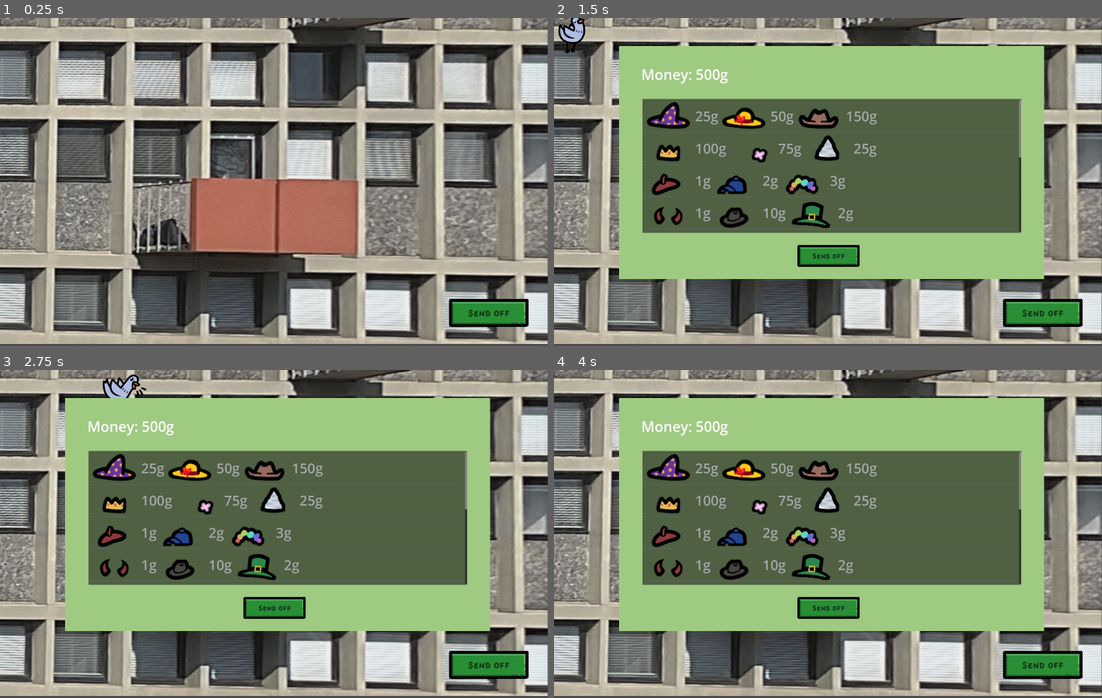
Above: before the commit, frames 1-4 (two rows, left to right).
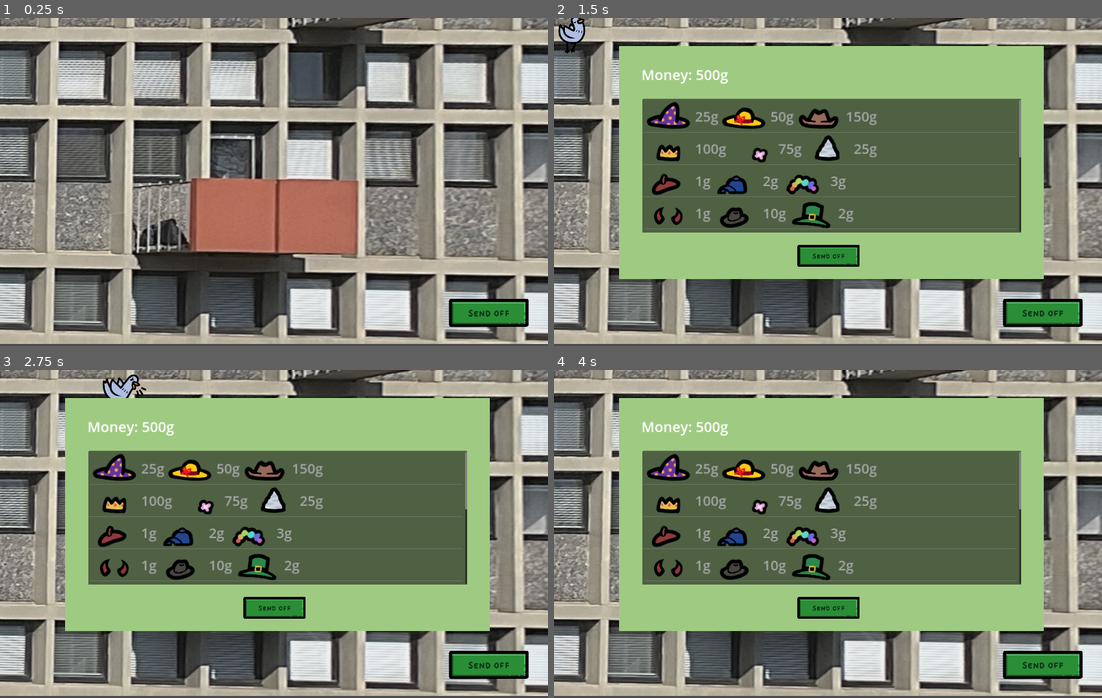
Above: after the commit, the same moments.

Repository: CharredCoall/DIS-WebApp
Game: Godot game, scene res://hotel.tscn
Same seed, same stepped clock (60 frames per second), same inputs: the game is played once before the commit and once after it.
Inputs (mouse positions are in pixels of both pictures, inside the frame that each line leads up to):
- Up to frame 1 (0.25 s): no input
- Up to frame 2 (1.5 s): click "Money: 500g" at 0.5 s; click (828, 257) at 1.25 s
- Up to frame 3 (2.75 s): click (49, 389) at 2 s
- Up to frame 4 (4 s): hold Right (right) 2.78-3.53 s; tap E (Random_E, bound only after the commit) at 2.85 s; tap Q (Random_Q, bound only after the commit) at 3.05, 3.6 s; hold Left (left) from 3.53 s (still down); tap W (Random_W, bound only after the commit) at 3.8 s

The runs differ from the first frame. In frame 1, 0.1% of the frame differs, in the area x 81-100%, y 0-100%; in frame 2, 1.3%; in frame 3, 1.3%, in the area x 16-100%, y 0-100%; in frame 4, 1.3%.

Commit message:
Clicker Game sync shit

Diff:
--- /dev/null
+++ b/Godot/end_screen.tscn
@@ -0,0 +1,130 @@
+[gd_scene load_steps=14 format=3 uid="uid://bhjequvq22d0w"]
+
+[ext_resource type="Texture2D" uid="uid://bv4ts6m54f4ba" path="res://assets/Sprites/Background/Street.png" id="1_f8e3x"]
+[ext_resource type="Script" path="res://scripts/EndManager.gd" id="2_g2lfl"]
+[ext_resource type="Texture2D" uid="uid://hmqd73spep07" path="res://assets/Sprites/End Screen/BackButton.png" id="3_awavq"]
+[ext_resource type="Texture2D" uid="uid://b1sqn80ahr4ed" path="res://assets/Sprites/End Screen/BackButtonHover.png" id="4_ulp6m"]
+[ext_resource type="Texture2D" uid="uid://b68i24d04v8l0" path="res://assets/Sprites/Goober Eat/Goober_Bite-1.png" id="6_6espx"]
+[ext_resource type="Texture2D" uid="uid://bxettilspslkb" path="res://assets/Sprites/Goober Eat/Goober_Bite-2.png" id="7_k1ooy"]
+[ext_resource type="Texture2D" uid="uid://drbqcuym7s7xe" path="res://assets/Sprites/Goober Eat/Goober_Bite-3.png" id="8_ypyur"]
+[ext_resource type="Texture2D" uid="uid://c7hh3sbbja8c2" path="res://assets/Sprites/Goober Eat/Goober_Bite-4.png" id="9_xfk5w"]
+[ext_resource type="Texture2D" uid="uid://kpn0dwbaj1g0" path="res://assets/Sprites/Goober Eat/Goober_Bite-5.png" id="10_00s7e"]
+[ext_resource type="Texture2D" uid="uid://rsibpoic1hbr" path="res://assets/Sprites/Goober Eat/Goober_Bite-6.png" id="11_nphjp"]
+[ext_resource type="Texture2D" uid="uid://c71oiq6jiolkr" path="res://assets/Sprites/Goober Eat/Goober_Bite-7.png" id="12_kfnol"]
+[ext_resource type="Texture2D" uid="uid://dimi38cisovmd" path="res://assets/Sprites/Goober Eat/Goober_Bite-8.png" id="13_jddfa"]
+
+[sub_resource type="SpriteFrames" id="SpriteFrames_xryh3"]
+animations = [{
+"frames": [{
+"duration": 1.0,
+"texture": ExtResource("6_6espx")
+}, {
+"duration": 1.0,
+"texture": ExtResource("7_k1ooy")
+}, {
+"duration": 1.0,
+"texture": ExtResource("8_ypyur")
+}, {
+"duration": 1.0,
+"texture": ExtResource("9_xfk5w")
+}, {
+"duration": 1.0,
+"texture": ExtResource("10_00s7e")
+}, {
+"duration": 1.0,
+"texture": ExtResource("11_nphjp")
+}, {
+"duration": 1.0,
+"texture": ExtResource("12_kfnol")
+}, {
+"duration": 1.0,
+"texture": ExtResource("13_jddfa")
+}],
+"loop": true,
+"name": &"Munch",
+"speed": 12.0
+}, {
+"frames": [],
+"loop": true,
+"name": &"default",
+"speed": 5.0
+}]
+
+[node name="EndScene" type="Node2D"]
+visible = false
+
+[node name="Background" type="Sprite2D" parent="."]
+position = Vector2(1000, 600)
+scale = Vector2(1.04167, 1.11111)
+texture = ExtResource("1_f8e3x")
+
+[node name="EndManager" type="Node" parent="."]
+script = ExtResource("2_g2lfl")
+
+[node name="AnnounceLabel" type="Label" parent="EndManager"]
+visible = false
+offset_left = 24.0
+offset_top = -64.0
+offset_right = 1976.0
+offset_bottom = 482.0
+theme_override_colors/font_outline_color = Color(0, 0, 0, 1)
+theme_override_constants/outline_size = 75
+theme_override_font_sizes/font_size = 350
+text = "Announce"
+horizontal_alignment = 1
+
+[node name="ScoreLabel" type="Label" parent="EndManager"]
+visible = false
+offset_left = 48.0
+offset_top = 336.0
+offset_right = 580.0
+offset_bottom = 609.0
+theme_override_colors/font_outline_color = Color(0, 0, 0, 1)
+theme_override_constants/outline_size = 50
+theme_override_font_sizes/font_size = 200
+text = "Score"
+
+[node name="LevelUpLabel" type="Label" parent="EndManager"]
+visible = false
+offset_left = 48.0
+offset_top = 592.0
+offset_right = 874.0
+offset_bottom = 865.0
+theme_override_colors/font_outline_color = Color(0, 0, 0, 1)
+theme_override_constants/outline_size = 50
+theme_override_font_sizes/font_size = 200
+text = "Level Up"
+
+[node name="LevelsLabel" type="Label" parent="EndManager"]
+visible = false
+offset_left = 56.0
+offset_top = 848.0
+offset_right = 654.0
+offset_bottom = 1121.0
+theme_override_colors/font_outline_color = Color(0, 0, 0, 1)
+theme_override_constants/outline_size = 50
+theme_override_font_sizes/font_size = 200
+text = "Levels"
+
+[node name="GoBackToMenu" type="TextureButton" parent="EndManager"]
+visible = false
+offset_left = 1744.0
+offset_top = 952.0
+offset_right = 1896.0
+offset_bottom = 1098.0
+scale = Vector2(1.5, 1.5)
+focus_mode = 1
+texture_normal = ExtResource("3_awavq")
+texture_hover = ExtResource("4_ulp6m")
+
+[node name="Goober" type="Sprite2D" parent="EndManager"]
+visible = false
+
+[node name="AnimatedGoober" type="AnimatedSprite2D" parent="EndManager/Goober"]
+position = Vector2(1312, 672)
+scale = Vector2(0.75, 0.75)
+sprite_frames = SubResource("SpriteFrames_xryh3")
+animation = &"Munch"
+frame_progress = 0.163534
+
+[connection signal="pressed" from="EndManager/GoBackToMenu" to="EndManager" method="_on_go_back_to_menu_pressed"]
--- /dev/null
+++ b/Godot/game.tscn
@@ -0,0 +1,176 @@
+[gd_scene load_steps=23 format=3 uid="uid://bn4t1onfm65ar"]
+
+[ext_resource type="Script" path="res://scripts/GameManager.gd" id="1_dya7i"]
+[ext_resource type="Texture2D" uid="uid://bv4ts6m54f4ba" path="res://assets/Sprites/Background/Street.png" id="1_tukf1"]
+[ext_resource type="Texture2D" uid="uid://bovaoq7alcrt1" path="res://assets/Sprites/Munch/banana1.png" id="3_nih1l"]
+[ext_resource type="Texture2D" uid="uid://bnmul0wm236e0" path="res://assets/Sprites/Goober Idle/Eat_Idle-1.png" id="5_tsjk4"]
+[ext_resource type="Texture2D" uid="uid://dqxmlg0ud3dab" path="res://assets/Sprites/Goober Idle/Eat_Idle-2.png" id="6_eos6e"]
+[ext_resource type="Texture2D" uid="uid://f11r2du2mlbf" path="res://assets/Sprites/Goober Idle/Eat_Idle-3.png" id="7_cyp4k"]
+[ext_resource type="Texture2D" uid="uid://cjp6mhtkixelb" path="res://assets/Sprites/Goober Idle/Eat_Idle-4.png" id="8_kovg4"]
+[ext_resource type="Texture2D" uid="uid://cbchjm8ffhlr0" path="res://assets/Sprites/Goober Idle/Eat_Idle-5.png" id="9_sp1lv"]
+[ext_resource type="Texture2D" uid="uid://b68i24d04v8l0" path="res://assets/Sprites/Goober Eat/Goober_Bite-1.png" id="10_1cwxb"]
+[ext_resource type="Texture2D" uid="uid://c51kl8v4i0vni" path="res://assets/Sprites/Goober Idle/Eat_Idle-6.png" id="10_uaj3x"]
+[ext_resource type="Texture2D" uid="uid://bxettilspslkb" path="res://assets/Sprites/Goober Eat/Goober_Bite-2.png" id="11_1g6yj"]
+[ext_resource type="Texture2D" uid="uid://bbcm3oq3bcprl" path="res://assets/Sprites/Goober Idle/Eat_Idle-7.png" id="11_b42qh"]
+[ext_resource type="Texture2D" uid="uid://jahu7extfavo" path="res://assets/Sprites/Goober Idle/Eat_Idle-8.png" id="12_fgkd4"]
+[ext_resource type="Texture2D" uid="uid://drbqcuym7s7xe" path="res://assets/Sprites/Goober Eat/Goober_Bite-3.png" id="12_hdmat"]
+[ext_resource type="Texture2D" uid="uid://c7hh3sbbja8c2" path="res://assets/Sprites/Goober Eat/Goober_Bite-4.png" id="13_tfv4e"]
+[ext_resource type="Texture2D" uid="uid://kpn0dwbaj1g0" path="res://assets/Sprites/Goober Eat/Goober_Bite-5.png" id="14_06jxj"]
+[ext_resource type="Texture2D" uid="uid://rsibpoic1hbr" path="res://assets/Sprites/Goober Eat/Goober_Bite-6.png" id="15_oplic"]
+[ext_resource type="Texture2D" uid="uid://c71oiq6jiolkr" path="res://assets/Sprites/Goober Eat/Goober_Bite-7.png" id="16_fw677"]
+[ext_resource type="Texture2D" uid="uid://dimi38cisovmd" path="res://assets/Sprites/Goober Eat/Goober_Bite-8.png" id="17_hdduu"]
+[ext_resource type="PackedScene" uid="uid://bhjequvq22d0w" path="res://end_screen.tscn" id="22_0mdwp"]
+[ext_resource type="Script" path="res://scripts/Munch.gd" id="23_tksfb"]
+
+[sub_resource type="SpriteFrames" id="SpriteFrames_bjp1q"]
+animations = [{
+"frames": [{
+"duration": 1.0,
+"texture": ExtResource("5_tsjk4")
+}, {
+"duration": 1.0,
+"texture": ExtResource("6_eos6e")
+}, {
+"duration": 1.0,
+"texture": ExtResource("7_cyp4k")
+}, {
+"duration": 1.0,
+"texture": ExtResource("8_kovg4")
+}, {
+"duration": 1.0,
+"texture": ExtResource("9_sp1lv")
+}, {
+"duration": 1.0,
+"texture": ExtResource("10_uaj3x")
+}, {
+"duration": 1.0,
+"texture": ExtResource("11_b42qh")
+}, {
+"duration": 1.0,
+"texture": ExtResource("12_fgkd4")
+}],
+"loop": true,
+"name": &"Idle",
+"speed": 6.0
+}, {
+"frames": [{
+"duration": 1.0,
+"texture": ExtResource("10_1cwxb")
+}, {
+"duration": 1.0,
+"texture": ExtResource("11_1g6yj")
+}, {
+"duration": 1.0,
+"texture": ExtResource("12_hdmat")
+}, {
+"duration": 1.0,
+"texture": ExtResource("13_tfv4e")
+}, {
+"duration": 1.0,
+"texture": ExtResource("14_06jxj")
+}, {
+"duration": 1.0,
+"texture": ExtResource("15_oplic")
+}, {
+"duration": 1.0,
+"texture": ExtResource("16_fw677")
+}, {
+"duration": 1.0,
+"texture": ExtResource("17_hdduu")
+}],
+"loop": false,
+"name": &"Munch",
+"speed": 16.0
+}, {
+"frames": [],
+"loop": true,
+"name": &"default",
+"speed": 5.0
+}]
+
+[node name="Game" type="Node2D"]
+
+[node name="Background" type="Sprite2D" parent="."]
+position = Vector2(1000, 600)
+scale = Vector2(1.04167, 1.11111)
+texture = ExtResource("1_tukf1")
+
+[node name="GameManager" type="Node" parent="."]
+unique_name_in_owner = true
+script = ExtResource("1_dya7i")
+
+[node name="Munch" type="Sprite2D" parent="GameManager"]
+position = Vector2(936, 624)
+scale = Vector2(0.75, 0.75)
+texture = ExtResource("3_nih1l")
+script = ExtResource("23_tksfb")
+
+[node name="Node2D" type="Node2D" parent="GameManager"]
+
+[node name="AnimatedSprite2D" type="AnimatedSprite2D" parent="GameManager/Node2D"]
+position = Vector2(1208, 640)
+scale = Vector2(0.75, 0.75)
+sprite_frames = SubResource("SpriteFrames_bjp1q")
+animation = &"Munch"
+autoplay = "Idle"
+
+[node name="InstructionLabel" type="Label" parent="GameManager"]
+offset_left = 88.0
+offset_top = 888.0
+offset_right = 245.0
+offset_bottom = 1161.0
+theme_override_colors/font_color = Color(0, 0, 0, 1)
+theme_override_colors/font_outline_color = Color(0.999999, 0.118942, 0.768699, 1)
+theme_override_constants/outline_size = 50
+theme_override_font_sizes/font_size = 200
+text = "Q"
+horizontal_alignment = 1
+vertical_alignment = 1
+
+[node name="ScoreLabel" type="Label" parent="GameManager"]
+anchors_preset = -1
+anchor_left = 0.00173611
+anchor_right = 0.0173881
+anchor_bottom = 0.0125
+offset_left = 28.5278
+offset_top = -34.0
+offset_right = 938.224
+offset_bottom = 224.0
+theme_override_colors/font_color = Color(1, 1, 1, 1)
+theme_override_colors/font_outline_color = Color(0.645296, 0.165613, 1, 1)
+theme_override_constants/outline_size = 50
+theme_override_font_sizes/font_size = 200
+text = "test score"
+metadata/_edit_use_anchors_ = true
+
+[node name="Health_Label" type="Label" parent="GameManager"]
+offset_left = 664.0
+offset_top = 424.0
+offset_right = 941.0
+offset_bottom = 629.0
+theme_override_colors/font_color = Color(1, 1, 1, 1)
+theme_override_colors/font_outline_color = Color(1, 0, 0, 1)
+theme_override_constants/outline_size = 35
+theme_override_font_sizes/font_size = 150
+text = "test"
+
+[node name="GameTimer" type="Timer" parent="GameManager"]
+wait_time = 5.0
+one_shot = true
+autostart = true
+
+[node name="TimerLabel" type="Label" parent="GameManager/GameTimer"]
+offset_left = 1744.0
+offset_top = -30.0
+offset_right = 1972.0
+offset_bottom = 243.0
+theme_override_colors/font_outline_color = Color(0, 0, 0, 1)
+theme_override_constants/outline_size = 50
+theme_override_font_sizes/font_size = 200
+text = "60"
+horizontal_alignment = 2
+
+[node name="EndScreen" parent="GameManager" instance=ExtResource("22_0mdwp")]
+
+[connection signal="animation_finished" from="GameManager/Node2D/AnimatedSprite2D" to="GameManager" method="_on_animated_sprite_2d_animation_finished"]
+[connection signal="timeout" from="GameManager/GameTimer" to="GameManager" method="_on_game_timer_timeout"]
--- a/Godot/hotel.tscn
+++ b/Godot/hotel.tscn
@@ -76,6 +76,7 @@
 [node name="ShooterButton" type="TextureButton" parent="Camera2D/MinigamesButton"]
 visible = false
 z_index = 1
+layout_mode = 0
 offset_top = -65.0
 offset_right = 203.0
 offset_bottom = 8.0
--- a/Godot/project.godot
+++ b/Godot/project.godot
@@ -23,6 +23,8 @@
 
 window/size/viewport_width=2000
 window/size/viewport_height=1200
+window/size/mode=2
+window/stretch/mode="canvas_items"
 
 [input]
 
@@ -43,6 +45,21 @@
 "events": [Object(InputEventKey,"resource_local_to_scene":false,"resource_name":"","device":-1,"window_id":0,"alt_pressed":false,"shift_pressed":false,"ctrl_pressed":false,"meta_pressed":false,"pressed":false,"keycode":0,"physical_keycode":32,"key_label":0,"unicode":32,"echo":false,"script":null)
 ]
 }
+Random_Q={
+"deadzone": 0.5,
+"events": [Object(InputEventKey,"resource_local_to_scene":false,"resource_name":"","device":-1,"window_id":0,"alt_pressed":false,"shift_pressed":false,"ctrl_pressed":false,"meta_pressed":false,"pressed":false,"keycode":0,"physical_keycode":81,"key_label":0,"unicode":113,"echo":false,"script":null)
+]
+}
+Random_W={
+"deadzone": 0.5,
+"events": [Object(InputEventKey,"resource_local_to_scene":false,"resource_name":"","device":-1,"window_id":0,"alt_pressed":false,"shift_pressed":false,"ctrl_pressed":false,"meta_pressed":false,"pressed":false,"keycode":0,"physical_keycode":87,"key_label":0,"unicode":119,"echo":false,"script":null)
+]
+}
+Random_E={
+"deadzone": 0.5,
+"events": [Object(InputEventKey,"resource_local_to_scene":false,"resource_name":"","device":-1,"window_id":0,"alt_pressed":false,"shift_pressed":false,"ctrl_pressed":false,"meta_pressed":false,"pressed":false,"keycode":0,"physical_keycode":69,"key_label":0,"unicode":101,"echo":false,"script":null)
+]
+}
 
 [rendering]
 
--- /dev/null
+++ b/Godot/scripts/EndManager.gd
@@ -0,0 +1,28 @@
+extends Node
+
+@onready var announce_label = $AnnounceLabel
+@onready var score_label = $ScoreLabel
+@onready var level_up_label = $LevelUpLabel
+@onready var levels_label = $LevelsLabel
+@onready var goober = $Goober/AnimatedGoober
+
+var score:int
+var con:int
+var chance:int
+
+func set_score(new_score):
+	score = new_score
+	score_label.text = str(score)
+
+func level_up(oldcon:int, intelligence:int):
+	con = round(oldcon + (float(intelligence)/20.)*score**0.25)
+
+func display_stuff(oldcon:int):
+	announce_label.text = "Times Up!"
+	score_label.text = str(score) + " Points!"
+	level_up_label.text = "Leveled up!"
+	levels_label.text = "Con: " + str(oldcon) + "+" + str(con-oldcon)
+	goober.play("Munch")
+
+func _on_go_back_to_menu_pressed():
+	print("Go Back to the Menu")
--- /dev/null
+++ b/Godot/scripts/GameManager.gd
@@ -0,0 +1,106 @@
+extends Node
+
+@onready var goober = $Node2D/AnimatedSprite2D
+@onready var score_label = $ScoreLabel
+@onready var health_label = $Health_Label
+@onready var munch = $Munch
+@onready var instruction_label = $InstructionLabel
+@onready var game_timer = $GameTimer
+@onready var timer_label = $GameTimer/TimerLabel
+@onready var game = $".."
+@onready var end_screen = $EndScreen
+var end_manager = null
+
+var score = 10
+var characters = ["Q", "W", "E"]
+var random_char:String
+var positions = [Vector2(80,250), Vector2(1100,40), Vector2(1500,40), Vector2(1750,330), Vector2(1750,815), Vector2(88,888), Vector2(88,488)]
+var random_pos:Vector2
+var con:int = 89
+var chance:int = 21
+var intelligence:int = 10
+var damage = 20+ceil(float(con**1.25/5))
+var time:int = 60
+
+func _ready():
+	game.visible = true
+	set_end_scene_visibility(false)
+	randomize()
+	munch.initialize_chance(chance)
+	munch._respawn()
+	score_label.text = str(score) + " Points!"
+	game_timer.connect("timeout", Callable(self, "_on_Timer_timeout"))
+	game_timer.start(time)
+	change_label_randomly()
+
+func add_point():
+	score += 9+munch.munch_dict[munch.current_munch_type]
+	score_label.text = str(score) + " Points!"
+	health_label.text = "100%"
+
+func remove_point():
+	if score > 2:
+		score -= 3
+	score_label.text = str(score) + " Points!"
+
+func _on_animated_sprite_2d_animation_finished():
+	goober.play("Idle")
+
+func _change_health_label():
+	var procent_health:float = ceil(100.0 * float(munch.health) / float(munch.max_health))
+	health_label.text = str(procent_health) + "%"
+
+func change_label_randomly():
+	random_char = characters[randi() % characters.size()]
+	random_pos = positions[randi() % positions.size()]
+	instruction_label.text = random_char
+	instruction_label.position = random_pos
+
+func handle_player_input():
+	munch.take_damage(damage)
+
+func _process(_delta):
+	timer_label.text = str(int(game_timer.time_left))
+	if Input.is_action_just_pressed("Random_Q") and random_char == "Q":
+		change_label_randomly()
+		handle_player_input()
+		goober.play("Munch")
+	elif Input.is_action_just_pressed("Random_W") and random_char == "W":
+		change_label_randomly()
+		handle_player_input()
+		goober.play("Munch")
+	elif Input.is_action_just_pressed("Random_E") and random_char == "E":
+		change_label_randomly()
+		handle_player_input()
+		goober.play("Munch")
+	elif Input.is_action_just_pressed("Random_Q") and random_char != "Q" or Input.is_action_just_pressed("Random_W") and random_char != "W" or Input.is_action_just_pressed("Random_E") and random_char != "E":
+		remove_point()
+	else:
+		pass
+
+func _on_Timer_timeout():
+	change_scene()
+
+func change_scene():
+	game.visible = false
+	set_end_scene_visibility(true)
+	call_deferred("_initialize_end_manager")
+
+func _initialize_end_manager():
+	end_manager = end_screen.get_node("EndManager")
+	if end_manager:
+		end_manager.set_score(score)
+		end_manager.level_up(con, intelligence)
+		end_manager.display_stuff(con)
+	else:
+		print("Error: EndManager node not found")
+
+func set_end_scene_visibility(visible: bool):
+	end_screen.visible = visible
+	set_visibility_recursive(end_screen, visible)
+
+func set_visibility_recursive(node: Node, visible: bool):
+	if node is CanvasItem:
+		node.visible = visible
+	for child in node.get_children():
+		set_visibility_recursive(child, visible)
--- /dev/null
+++ b/Godot/scripts/Munch.gd
@@ -0,0 +1,122 @@
+extends Sprite2D
+
+@onready var munch = $"."
+@onready var game_manager = %GameManager
+
+var chance:int
+
+var munch_dict:Dictionary = {
+	"chewgum" : 1,
+	"finger" : 2,
+	"fish" : 2,
+	"trash" : 3,
+	"banana" : 3,
+	"hotdog" : 4,
+	"cake" : 7
+} #Dictionary of the different pngs and how much their health multiplier is.
+
+var munch_textures = []
+var munch_texture_paths:Dictionary = {
+	"chewgum" : {
+		1 : "res://assets/Sprites/Munch/chewgum.png"
+		},
+	"finger" : {
+		2 : "res://assets/Sprites/Munch/finger1.png",
+		1 : "res://assets/Sprites/Munch/finger2.png"
+		},
+	"fish" : {
+		2: "res://assets/Sprites/Munch/fish1.png",
+		1 : "res://assets/Sprites/Munch/fish2.png"
+		},
+	"trash" : {
+		3 : "res://assets/Sprites/Munch/trash1.png",
+		2 : "res://assets/Sprites/Munch/trash2.png",
+		1 : "res://assets/Sprites/Munch/trash3.png"
+		},
+	"banana" : {
+		3 : "res://assets/Sprites/Munch/banana1.png",
+		2 : "res://assets/Sprites/Munch/banana2.png",
+		1 : "res://assets/Sprites/Munch/banana3.png"
+		},
+	"hotdog" : {
+		4 : "res://assets/Sprites/Munch/hotdog1.png",
+		3 : "res://assets/Sprites/Munch/hotdog2.png",
+		2 : "res://assets/Sprites/Munch/hotdog3.png",
+		1 : "res://assets/Sprites/Munch/hotdog4.png"
+		},
+	"cake" : {
+		7 : "res://assets/Sprites/Munch/cake1.png",
+		6 : "res://assets/Sprites/Munch/cake2.png",
+		5 : "res://assets/Sprites/Munch/cake3.png",
+		4 : "res://assets/Sprites/Munch/cake4.png",
+		3 : "res://assets/Sprites/Munch/cake5.png",
+		2 : "res://assets/Sprites/Munch/cake6.png",
+		1 : "res://assets/Sprites/Munch/cake7.png"
+		}
+}
+
+var current_munch_type: String
+var current_munch_level: int
+var max_health: int
+var health: int
+var health_threshold: int
+var health_initialize: int
+
+func _ready():
+	pass
+
+func initialize_chance(inichance):
+	chance = inichance
+
+# Called every frame. 'delta' is the elapsed time since the previous frame.
+func _process(_delta):
+	pass
+
+func take_damage(damage_amount: int):
+	health -= damage_amount
+	game_manager._change_health_label()
+	if health <= 0:
+		game_manager.add_point()
+		_respawn()
+	else:
+		_update_texture_based_on_health()
+
+func _respawn():
+	health_initialize = 1
+	_set_random_texture()
+
+func _set_random_texture():
+	var weighted_list = []
+	for key in munch_dict.keys():
+		var value = munch_dict[key]
+		var weight = lerp(1, 100, float(chance) / 100) if value > 3 else lerp(100, 1, float(chance) / 100)
+		for i in range(weight):
+			weighted_list.append(key)
+	current_munch_type = weighted_list[randi() % weighted_list.size()]
+	_update_texture_based_on_health()
+
+func _set_initial_health():
+	var levels = munch_dict[current_munch_type]
+	max_health = levels * 100
+	health = max_health
+	_update_health_threshold()
+
+func _update_health_threshold():
+	var levels = munch_dict[current_munch_type]
+	if levels > 0:
+		health_threshold = max_health / levels
+	else:
+		health_threshold = 1  # Ensure there's no division by zero
+
+func _update_texture_based_on_health():
+	if health_initialize == 1:
+		health_initialize = 0
+		_set_initial_health()  # Ensure health threshold is updated
+	if health_threshold > 0:
+		var texture_index = int(ceil(float(health) / float(health_threshold)))
+		if texture_index < 1:
+			texture_index = 1
+		var texture_path = munch_texture_paths[current_munch_type][texture_index]
+		munch.texture = load(texture_path)
+	else:
+		print("Error: health_threshold is zero or less, which should not happen.")
Binary file added: Godot/assets/Fonts/Pixel_Operator/PixelOperator8.ttf
Not shown, added: Godot/assets/Fonts/Pixel_Operator/PixelOperator8.ttf.import
Not shown, added: Godot/assets/Fonts/Pixel_Operator/readme.txt
Binary file added: Godot/assets/Sprites/Background/Street.png
Not shown, added: Godot/assets/Sprites/Background/Street.png.import
Binary file added: Godot/assets/Sprites/Button test/Pixel GUI Buttons pack 3.png
Not shown, added: Godot/assets/Sprites/Button test/Pixel GUI Buttons pack 3.png.import
Binary file added: Godot/assets/Sprites/End Screen/BackButton.png
Not shown, added: Godot/assets/Sprites/End Screen/BackButton.png.import
Binary file added: Godot/assets/Sprites/End Screen/BackButtonHover.png
Not shown, added: Godot/assets/Sprites/End Screen/BackButtonHover.png.import
Binary file added: Godot/assets/Sprites/Goober Eat/Goober_Bite-1.png
(and 75 more such lines)
